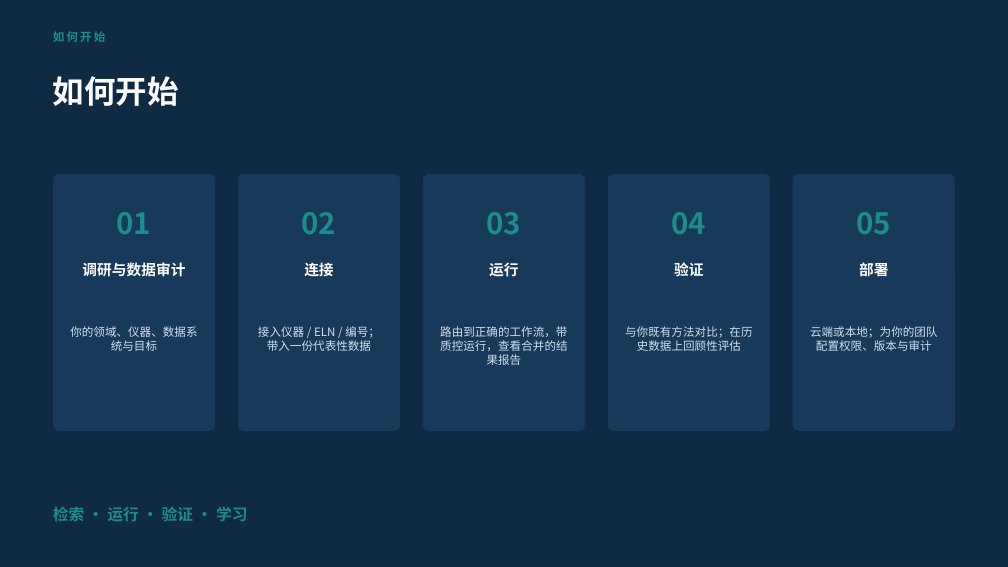
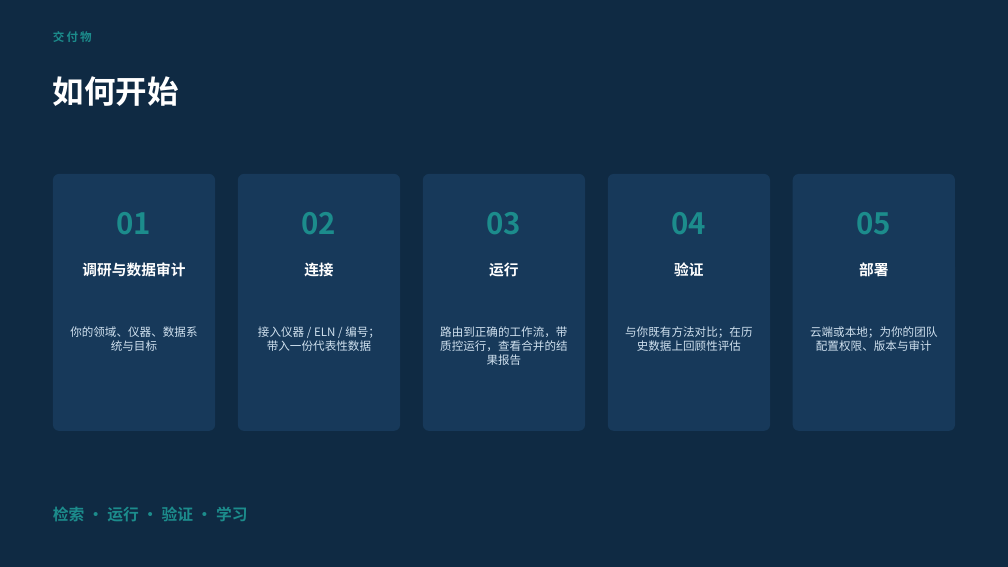
Before and after one commit to bioMate-AI/biomate-bioconductor-kb, a slide deck: slide 13 of docs/20261014_BioMate_Platform_Deck_CN.pptx (slide 12 before the commit). Drawn at 1008x567 pixels with LibreOffice and Linux fonts; fonts in the diff are those of the drawing. Boxes give left, top, right and bottom in pixels: in the first picture for what was removed or moved away, otherwise in the second. Text is boxed around its words. In the diff, an @@ line names an element or a change of style, - is before the commit and + after.

```diff
--- a/docs/20261014_BioMate_Platform_Deck_CN.pptx
+++ b/docs/20261014_BioMate_Platform_Deck_CN.pptx
@@ text at [53,31,92,42]: text changed @@
-如何开始
+交付物
```
Also in this commit, not shown: 8 other slides changed, 1 slide added, 5 other files.
